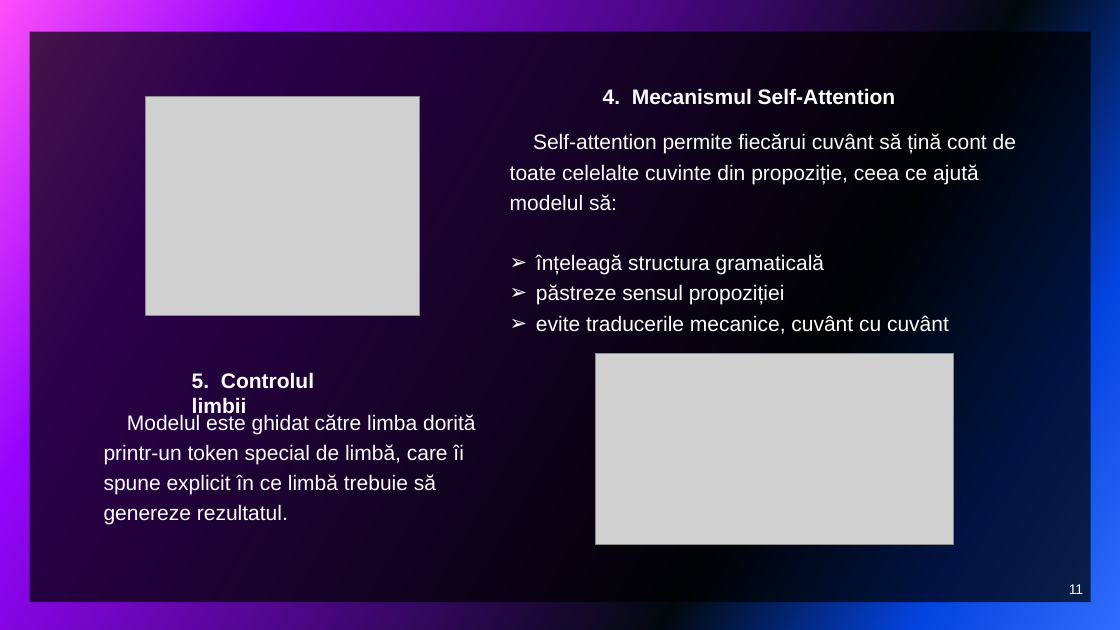
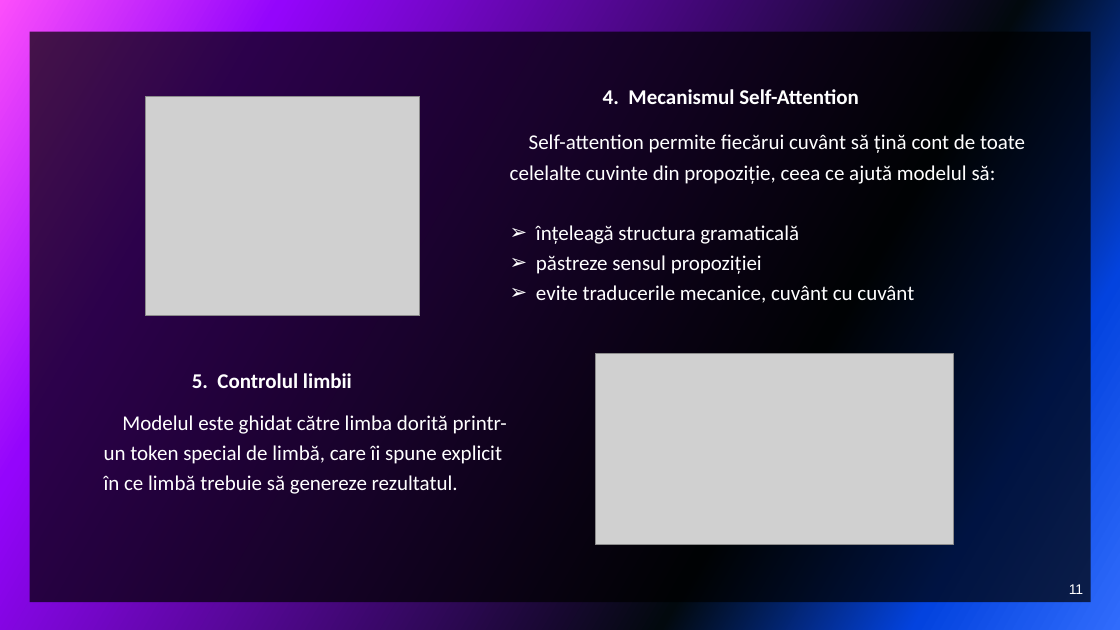
Before and after one commit to MateiDariusIonut/Translator-App, a slide deck: slide 11 of docs/Aplicație traducere.pptx. Drawn at 1120x630 pixels with LibreOffice and Linux fonts; fonts in the diff are those of the drawing; grey boxes stand for pictures. Boxes give left, top, right and bottom in pixels: in the first picture for what was removed or moved away, otherwise in the second. Text is boxed around its words. In the diff, an @@ line names an element or a change of style, - is before the commit and + after.

```diff
--- a/docs/Aplicație traducere.pptx
+++ b/docs/Aplicație traducere.pptx
@@ font Arial to Calibri in 4 elements at (603, 89, 859, 104), (192, 373, 352, 388), (510, 134, 1025, 303), (104, 415, 507, 494) @@
```
Also in this commit, not shown: 3 other slides changed.
